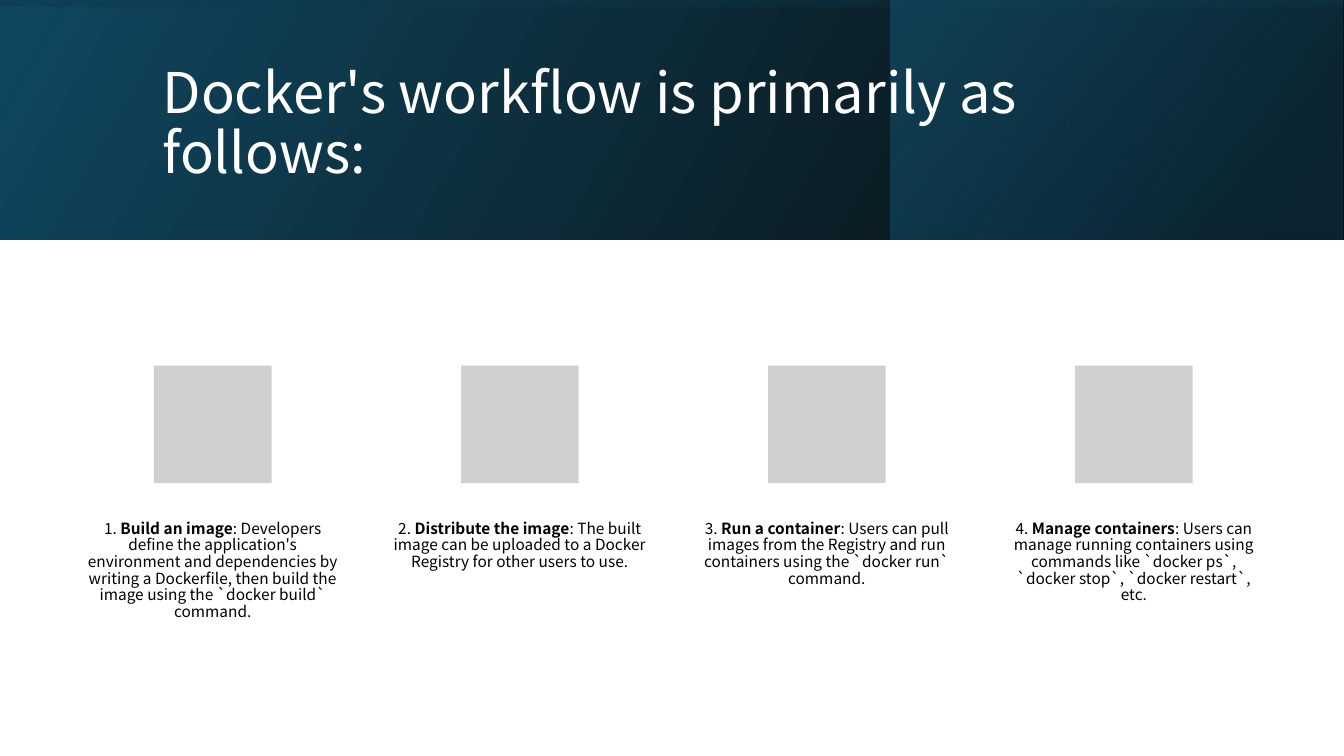
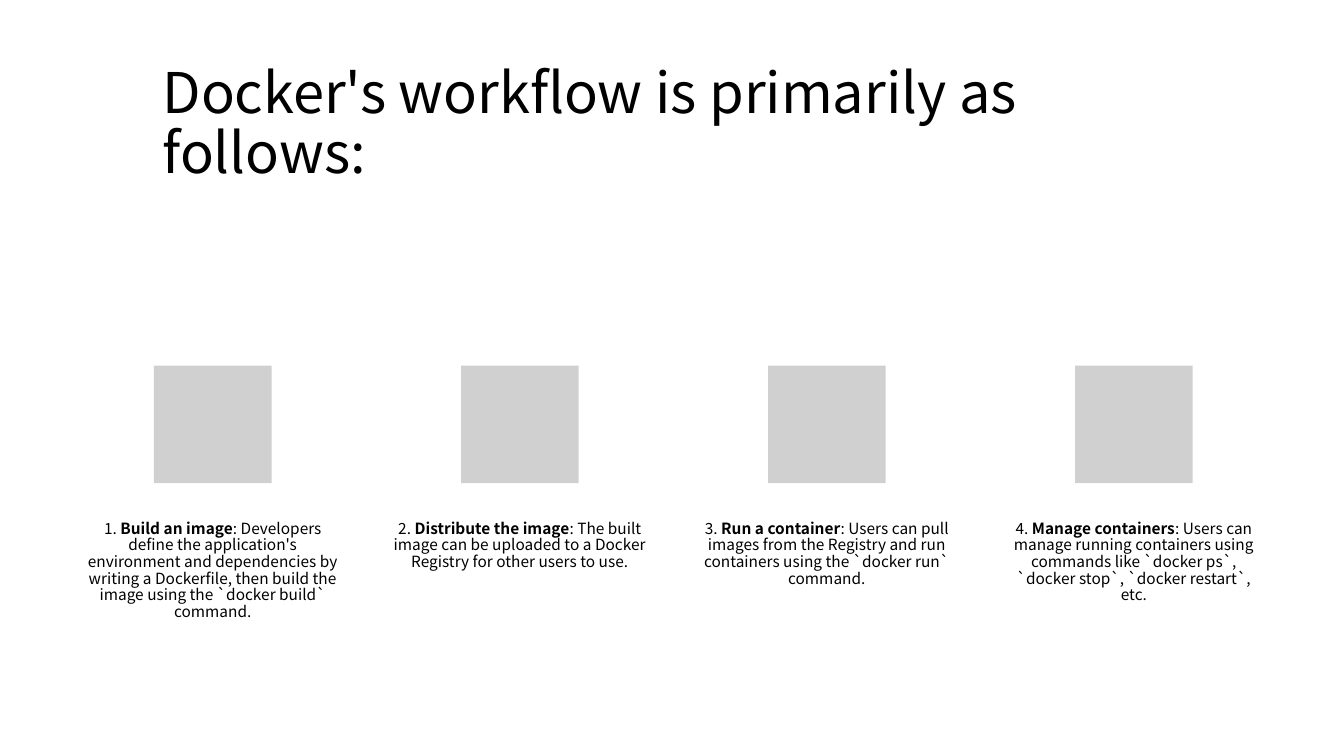
Before and after one commit to CompPsyUnion/2526-weekly-session, a slide deck: slide 25 of Contents/Docker/slide/Docker演示.pptx (slide 18 before the commit). Drawn at 1344x756 pixels with LibreOffice and Linux fonts; fonts in the diff are those of the drawing; grey boxes stand for pictures. Boxes give left, top, right and bottom in pixels: in the first picture for what was removed or moved away, otherwise in the second. Text is boxed around its words. In the diff, an @@ line names an element or a change of style, - is before the commit and + after.

```diff
--- a/Contents/Docker/slide/Docker演示.pptx
+++ b/Contents/Docker/slide/Docker演示.pptx
@@ rectangle removed at (0,0,1344,239) @@
@@ rectangle removed at (0,0,1344,239) @@
@@ rectangle removed at (891,0,1343,239) @@
@@ title "Docker's workflow is primarily as ..." at (163,67,1017,174): text colour #FFFFFF to #000000 @@
```
Also in this commit, not shown: 16 other slides changed, 10 slides added.
